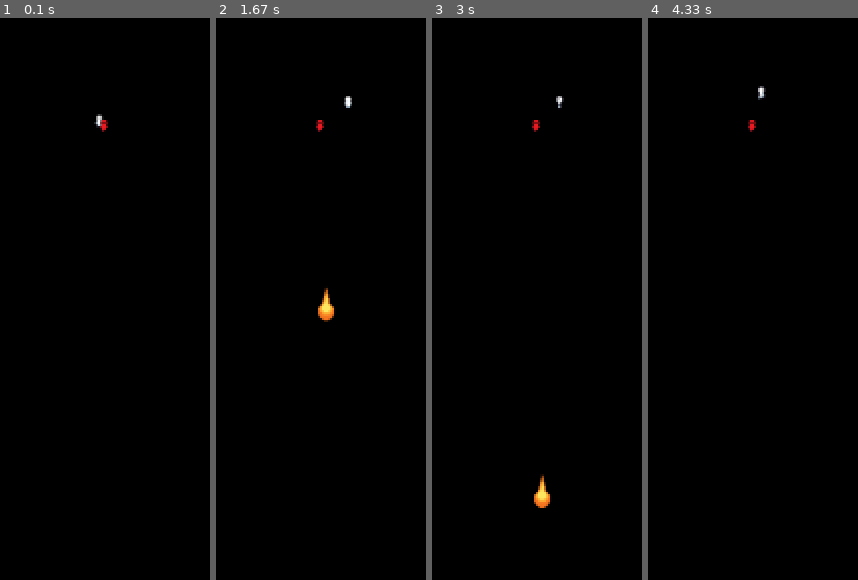
Above: before the commit, frames 1-4 (left to right).
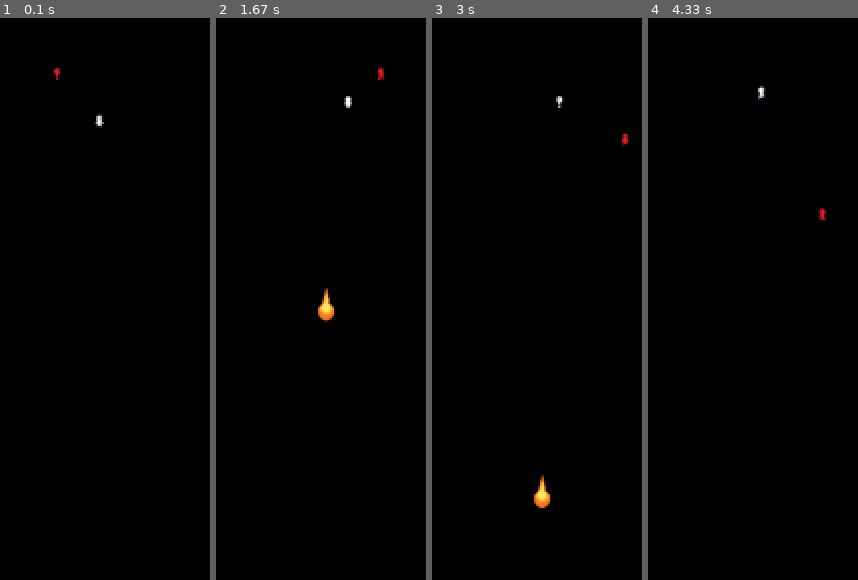
Above: after the commit, the same moments.

Repository: Dothza/rpgPyGame
Game: pygame game, started from main.py
Same seed, same stepped clock (60 frames per second), same inputs: the game is played once before the commit and once after it.
Inputs (mouse positions are in pixels of both pictures, inside the frame that each line leads up to):
- Up to frame 1 (0.1 s): no input
- Up to frame 2 (1.67 s): click (outside the picture) at 0.42 s; hold D 0.67-1.13 s; hold W 1.17-1.47 s; click (outside the picture) at 1.6 s
- Up to frame 3 (3 s): hold D 1.83-2.3 s; hold A 2.33-2.87 s; hold S from 2.9 s (still down)
- Up to frame 4 (4.33 s): release S at 3.2 s; hold A 3.23-3.63 s; hold W 3.67-4.03 s; hold D from 4.07 s (still down)

The runs differ from the first frame. In frame 1, 0.1% of the frame differs, in the area x 25-52%, y 8-21%; in frame 2, 0.1%; in frame 3, 0.1%; in frame 4, 0.1%, in the area x 47-85%, y 18-37%.

Commit message:
add patrolling in enemy

Diff:
--- a/data/characters.py
+++ b/data/characters.py
@@ -17,7 +17,6 @@
         self.cur_frame = 0
         self.image = self.frames[self.cur_frame]
         self.rect = self.rect.move(pos_x, pos_y)
-        #self.area_rect = pygame.Rect(100, 100, 100, 100)
 
     def cut(self, sheet, col, row):
         self.rect = pygame.Rect(0, 0, sheet.get_width() // col,
@@ -111,13 +110,14 @@
     def __init__(self, image, pos_x, pos_y, *groups):
         super().__init__(*groups)
         self.frames = []
-        self.speed = 7
+        self.speed = 4
         self.cut(image, 4, 4)
         self.dir = 0
         self.cur_frame = 0
         self.image = self.frames[self.cur_frame]
         self.rect = self.rect.move(pos_x, pos_y)
         self.area_rect = pygame.Rect(50, 50, 100, 100)
+        self.detection = False
 
     def cut(self, sheet, col, row):
         self.rect = pygame.Rect(0, 0, sheet.get_width() // col,
@@ -131,5 +131,25 @@
             self.frames.append(frames_col)
 
     def update(self):
+        if not self.detection:
+            if self.rect.x != 200 and self.rect.y == 50:
+                self.rect.x += 5
+                self.dir = 2
+                self.cur_frame = (self.cur_frame + 1) % len(self.frames[self.dir])
+            elif self.rect.x == 200 and self.rect.y != 200:
+                self.rect.y += 5
+                self.dir = 0
+                self.cur_frame = (self.cur_frame + 1) % len(self.frames[self.dir])
+            elif self.rect.x != 0 and self.rect.y == 200:
+                self.rect.x -= 5
+                self.dir = 1
+                self.cur_frame = (self.cur_frame + 1) % len(self.frames[self.dir])
+            elif self.rect.x == 0 and self.rect.y != 0:
+                self.rect.y -= 5
+                self.dir = 3
+                self.cur_frame = (self.cur_frame + 1) % len(self.frames[self.dir])
+        else:
+            pass
         self.image = self.frames[self.dir][self.cur_frame]
+        # print(self.rect.x, self.rect.y)
         clock.tick(30)
--- a/main.py
+++ b/main.py
@@ -11,7 +11,7 @@
 
 clock = pygame.time.Clock()
 char = Character(load_image("char.png"), 100, 100, all_sprites)
-enemy = Enemy(load_image("enemy.png"), 105, 105, all_sprites)
+enemy = Enemy(load_image("enemy.png"), 50, 50, all_sprites)
 
 
 def terminate():
